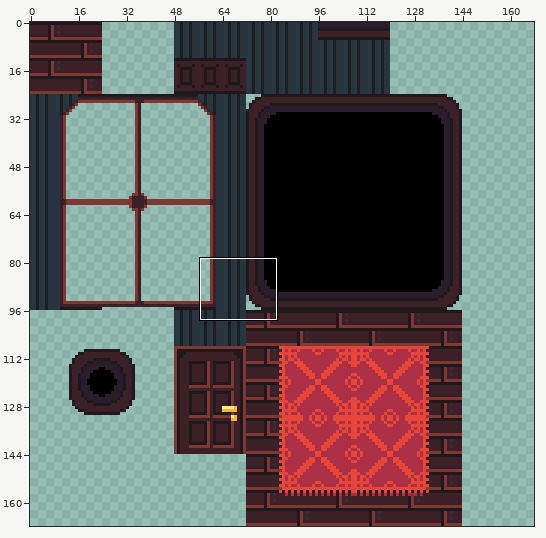
Edited in one commit: pixel-art file (AsespriteFiles/TileSet.aseprite). The picture above shows the old version from afar; the outline marks the close-up.
Close-up. Earlier state:
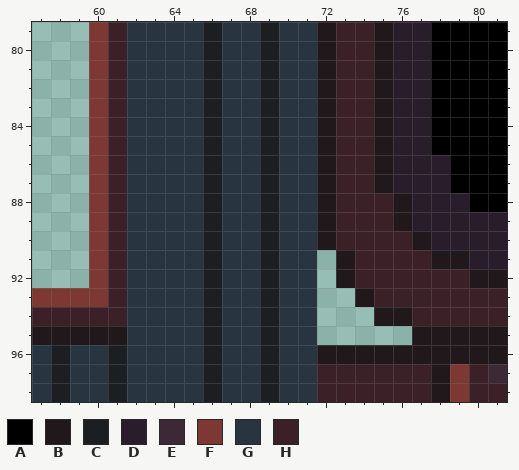
144x168 pixels, 1 frame. Shown: x 57..81, y 79..98. The old version is drawn lined up with the new one, on the new canvas. The commit also changed other parts of the picture, which this record leaves out.
Visible layers, top first: "Layer 1", "Layer 2".
Palette (. is transparent): A #000000  B #21181b  C #1b1f21  D #291d2b  E #3d2936  F #7d3833  G #283540  H #3b2027
Pixels before, first column x 57:
79 ...FHGGGGCGGCGGBHHBDDAAAA
80 ...FHGGGGCGGCGGBHHBDDAAAA
81 ...FHGGGGCGGCGGBHHBDDAAAA
82 ...FHGGGGCGGCGGBHHBDDAAAA
83 ...FHGGGGCGGCGGBHHBDDAAAA
84 ...FHGGGGCGGCGGBHHBDDAAAA
85 ...FHGGGGCGGCGGBHHBDDAAAA
86 ...FHGGGGCGGCGGBHHBDDDAAA
87 ...FHGGGGCGGCGGBHHBDDDAAA
88 ...FHGGGGCGGCGGBHHHBDDDAA
89 ...FHGGGGCGGCGGBHHHBDDDDD
90 ...FHGGGGCGGCGGBHHHHBDDDD
91 ...FHGGGGCGGCGG.BHHHHBBDD
92 ...FHGGGGCGGCGG.BHHHHHHBB
93 FFFFHGGGGCGGCGG..BHHHHHHH
94 HHHHHGGGGCGGCGG...BBHHHHH
95 BBBBBGGGGCGGCGG.....BBBBB
96 GCGGCGGGGCGGCGGBBBBBBBBBB
97 GCGGCGGGGCGGCGGHHHHHHBFHE
98 GCGGCGGGGCGGCGGHHHHHHBFHH
The same view after the edit:
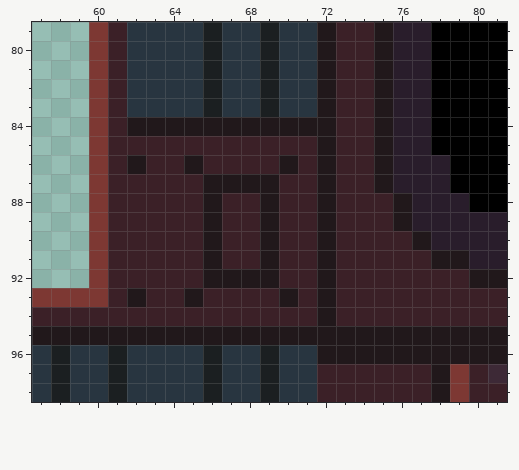
Diff:
canvas 144x168 -> 168x168
Changed rows in their new state; - is an unchanged pixel.
first column x 62:
84 BBBBBBBBBB-----
85 HHHHHHHHHH-----
86 BHHBHHHHBH-----
87 HHHHBBBBHH-----
88 HHHHBHHBHH-----
89 HHHHBHHBHH-----
90 HHHHBHHBHH-----
91 HHHHBHHBHHBH---
92 HHHHBBBBHHBH---
93 BHHBHHHHBHBHH--
94 HHHHHHHHHHBHHHH
95 BBBBBBBBBBBBBBB
Pixel boxes of the changes (left, top, right, bottom) in both close-ups:
changed: (127, 117, 412, 345)
